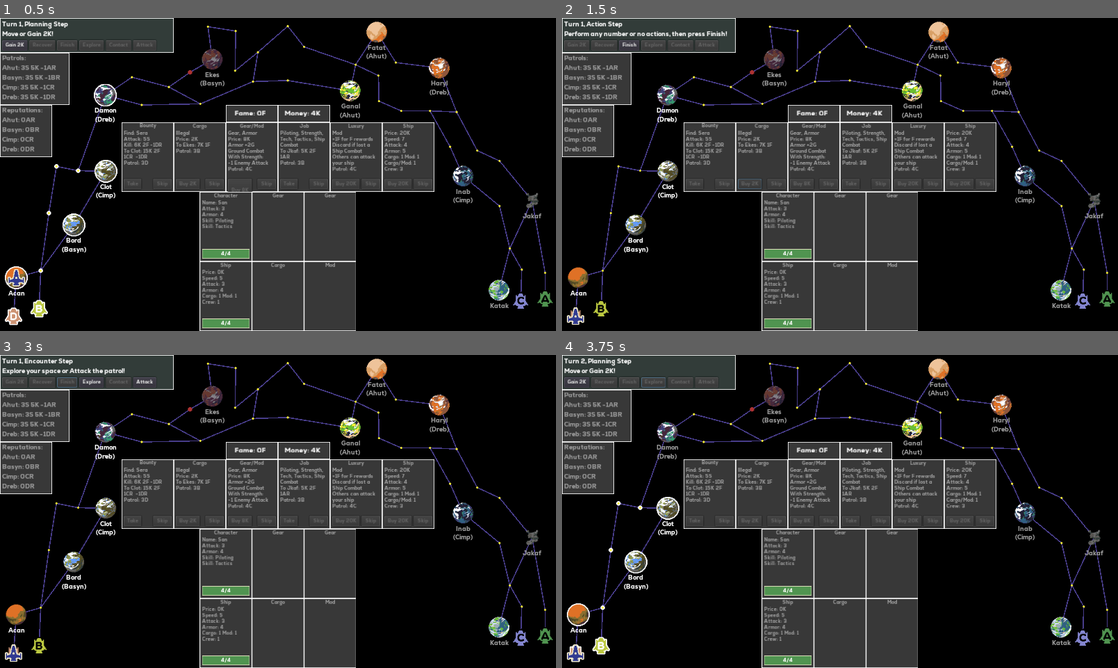
Above: before the commit, frames 1-4 (two rows, left to right).
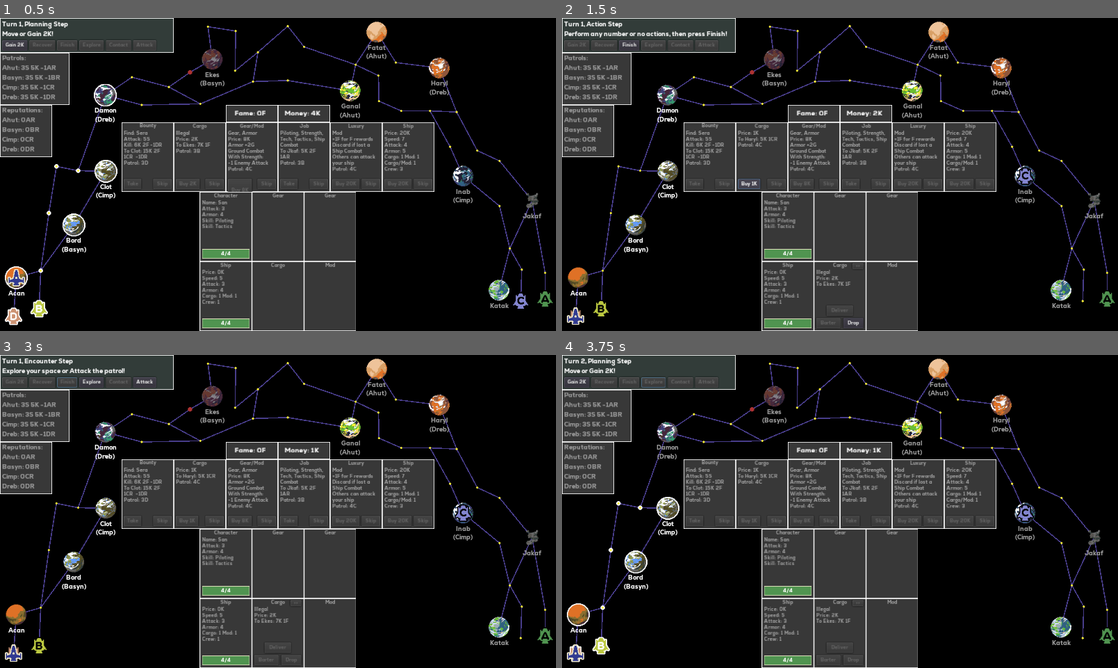
Above: after the commit, the same moments.

Repository: kosinaz/20-parsecs
Game: Godot game, scene res://scenes/ingame.tscn
Two runs of this game, one before a commit and one after it. Both use one fixed random seed, a clock stepped at 60 frames per second and the inputs below.
Inputs (mouse positions are in pixels of both pictures, inside the frame that each line leads up to):
- Up to frame 1 (0.5 s): no input
- Up to frame 2 (1.5 s): click (573, 315) at 0.52 s; click (751, 183) at 1.25 s, where only the run after the commit has a clickable "Buy 2K"
- Up to frame 3 (3 s): click (189, 520) at 2 s, where only the run after the commit has a clickable "Buy 1K"; click "Finish" at 2.75 s
- Up to frame 4 (3.75 s): click "Explore" at 3.5 s

Frame 1 is identical in both runs. In frame 2, 0.6% of the frame differs, in the area x 31-95%, y 29-99%; in frame 3, 0.5%; in frame 4, 0.5%.
Error after the commit: Invalid call. Nonexistent function 'setup' in base 'Nil'. (res://scenes/ingame.gd:795)

Commit message:
fix barter price update

Diff:
--- a/20 Parsecs/scenes/cargo.gd
+++ b/20 Parsecs/scenes/cargo.gd
@@ -89,7 +89,7 @@
 
 func enable_button(button):
 	if has_node(button):
-		get_node(button).disabled = true
+		get_node(button).disabled = false
 
 func disable_button(button):
 	if has_node(button):
--- a/20 Parsecs/scenes/cargomod.gd
+++ b/20 Parsecs/scenes/cargomod.gd
@@ -101,7 +101,7 @@
 
 func enable_button(button):
 	if has_node(button):
-		get_node(button).disabled = true
+		get_node(button).disabled = false
 
 func disable_button(button):
 	if has_node(button):
--- a/20 Parsecs/scenes/gearmod.gd
+++ b/20 Parsecs/scenes/gearmod.gd
@@ -100,7 +100,7 @@
 
 func enable_button(button):
 	if has_node(button):
-		get_node(button).disabled = true
+		get_node(button).disabled = false
 
 func disable_button(button):
 	if has_node(button):
--- a/20 Parsecs/scenes/ingame.gd
+++ b/20 Parsecs/scenes/ingame.gd
@@ -296,10 +296,14 @@
 			card.set_buy_text("Buy " + str(reduced_price) + "K")
 			if reduced_price <= $"%Player".money:
 				card.enable_button("Buy")
+			else:
+				card.disable_button("Buy")
 	var reduced_ship_price = max(0, $"%MarketShip".get_price() - discount - $"%Ship".get_price())
 	$"%MarketShip".set_buy_text("Buy " + str(reduced_ship_price) + "K")
 	if reduced_ship_price <= $"%Player".money:
 		$"%MarketShip".enable_button("Buy")
+	else:
+		$"%MarketShip".disable_button("Buy")
 	update_used_ship_prices()
 
 func deliver_cargo(cargo):
--- a/20 Parsecs/scenes/ship.gd
+++ b/20 Parsecs/scenes/ship.gd
@@ -93,7 +93,7 @@
 
 func enable_button(button):
 	if has_node(button):
-		get_node(button).disabled = true
+		get_node(button).disabled = false
 
 func disable_button(button):
 	if has_node(button):
